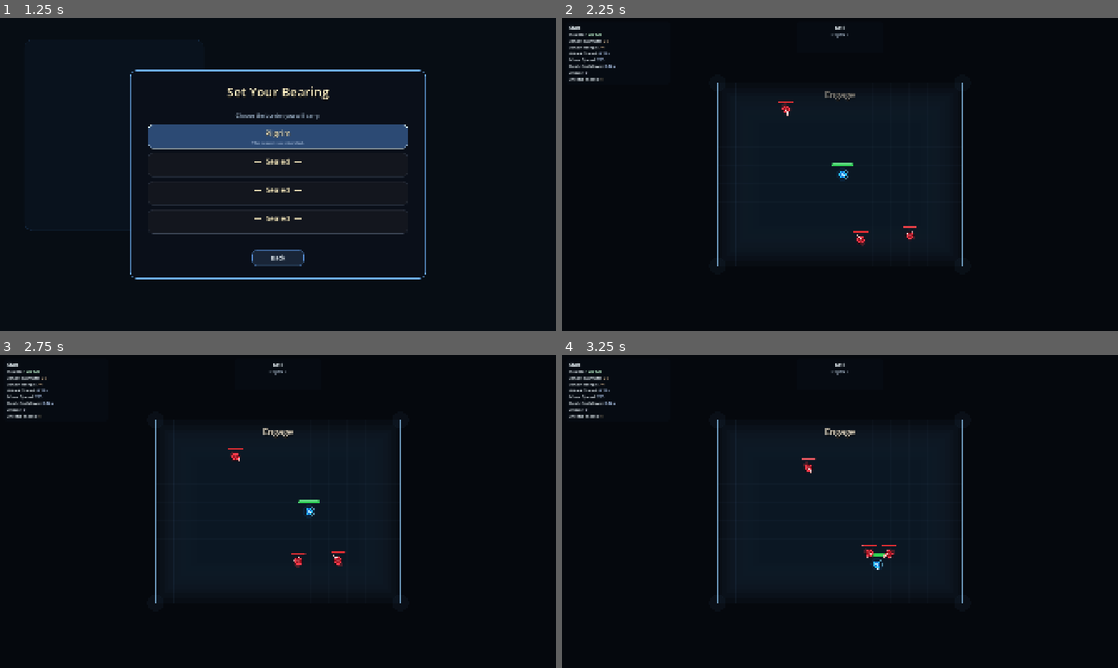
Above: before the commit, frames 1-4 (two rows, left to right).
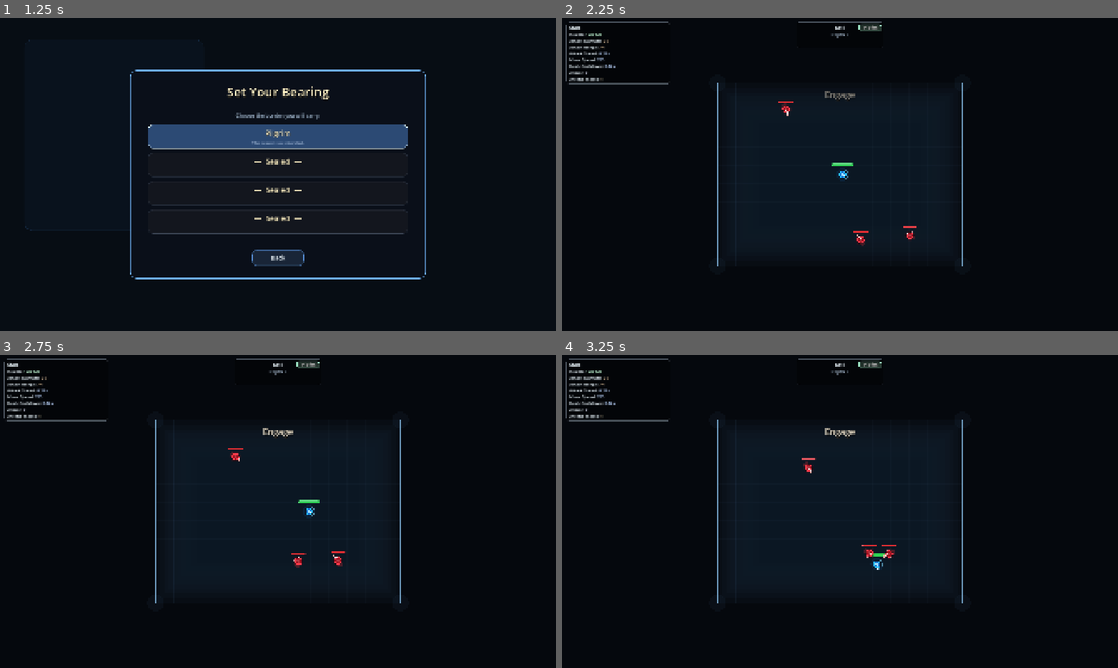
Above: after the commit, the same moments.

Repository: Excellund/AbyssalDescent
Game: Godot game, scene res://scenes/Menu.tscn
Same seed, same stepped clock (60 frames per second), same inputs: the game is played once before the commit and once after it. Sound files missing from this copy of the repository are replaced by a short silence.
Inputs (mouse positions are in pixels of both pictures, inside the frame that each line leads up to):
- Up to frame 1 (1.25 s): click "Begin Descent" at 0.5 s
- Up to frame 2 (2.25 s): click (840, 136) at 1.25 s; tap Enter at 2 s; move the mouse to (962, 158) at 2.02 s; hold D (move_right) from 2.03 s (still down); click (962, 158) at 2.1 s
- Up to frame 3 (2.75 s): keep holding D (move_right)
- Up to frame 4 (3.25 s): move the mouse to (728, 527) at 2.77 s; release D (move_right) at 2.78 s; hold S (move_down) from 2.78 s (still down); tap Space (dash) at 2.85 s

Frame 1 is identical in both runs. In frame 2, 0.4% of the frame differs, in the area x 0-58%, y 1-22%; in frame 3, 0.4%; in frame 4, 0.4%.

Commit message:
Add UX steward agent; HUD bearing badge & style tweaks

Diff:
--- a/scripts/world_generator.gd
+++ b/scripts/world_generator.gd
@@ -875,6 +875,7 @@
 	var hud_state := {
 		"room_size": current_room_size,
 		"current_room_label": current_room_label,
+		"current_difficulty_tier": current_difficulty_tier,
 		"rooms_cleared": rooms_cleared,
 		"room_depth": display_room_depth,
 		"run_cleared": run_cleared,
--- a/scripts/world_hud.gd
+++ b/scripts/world_hud.gd
@@ -12,6 +12,8 @@
 
 var status_panel: Panel
 var status_label: RichTextLabel
+var status_bearing_badge_panel: Panel
+var status_bearing_badge_label: Label
 var status_mutator_icon: TextureRect
 var status_mutator_label: Label
 var stats_panel: Panel
@@ -79,8 +81,12 @@
 	status_panel = Panel.new()
 	status_panel.custom_minimum_size = Vector2(302.0, 84.0)
 	var status_style := StyleBoxFlat.new()
-	status_style.bg_color = Color(0.03, 0.06, 0.1, 0.44)
-	status_style.border_color = Color(0.0, 0.0, 0.0, 0.0)
+	status_style.bg_color = Color(0.0, 0.0, 0.0, 0.34)
+	status_style.border_color = Color(0.76, 0.84, 0.92, 0.16)
+	status_style.border_width_left = 1
+	status_style.border_width_top = 1
+	status_style.border_width_right = 1
+	status_style.border_width_bottom = 1
 	status_style.corner_radius_top_left = 10
 	status_style.corner_radius_top_right = 10
 	status_style.corner_radius_bottom_left = 10
@@ -102,6 +108,35 @@
 	status_label.add_theme_constant_override("shadow_offset_y", 1)
 	status_panel.add_child(status_label)
 
+	status_bearing_badge_panel = Panel.new()
+	status_bearing_badge_panel.position = Vector2(206.0, 7.0)
+	status_bearing_badge_panel.custom_minimum_size = Vector2(88.0, 24.0)
+	var badge_style := StyleBoxFlat.new()
+	badge_style.bg_color = Color(0.26, 0.38, 0.34, 0.82)
+	badge_style.border_color = Color(0.72, 0.9, 0.84, 0.94)
+	badge_style.border_width_left = 1
+	badge_style.border_width_top = 1
+	badge_style.border_width_right = 1
+	badge_style.border_width_bottom = 1
+	badge_style.corner_radius_top_left = 6
+	badge_style.corner_radius_top_right = 6
+	badge_style.corner_radius_bottom_left = 6
+	badge_style.corner_radius_bottom_right = 6
+	status_bearing_badge_panel.add_theme_stylebox_override("panel", badge_style)
+	status_panel.add_child(status_bearing_badge_panel)
+
+	status_bearing_badge_label = Label.new()
+	status_bearing_badge_label.position = Vector2(1.0, 0.0)
+	status_bearing_badge_label.custom_minimum_size = Vector2(72.0, 24.0)
+	status_bearing_badge_label.horizontal_alignment = HORIZONTAL_ALIGNMENT_CENTER
+	status_bearing_badge_label.vertical_alignment = VERTICAL_ALIGNMENT_CENTER
+	status_bearing_badge_label.add_theme_font_size_override("font_size", 13)
+	status_bearing_badge_label.add_theme_color_override("font_color", Color(0.9, 0.98, 0.94, 0.98))
+	status_bearing_badge_label.add_theme_color_override("font_shadow_color", Color(0.0, 0.0, 0.0, 0.88))
+	status_bearing_badge_label.add_theme_constant_override("shadow_offset_x", 0)
+	status_bearing_badge_label.add_theme_constant_override("shadow_offset_y", 0)
+	status_bearing_badge_panel.add_child(status_bearing_badge_label)
+
 	status_mutator_icon = TextureRect.new()
 	status_mutator_icon.position = Vector2(10.0, 41.0)
 	status_mutator_icon.custom_minimum_size = Vector2(18.0, 18.0)
@@ -125,8 +160,12 @@
 	stats_panel = Panel.new()
 	stats_panel.custom_minimum_size = Vector2(360.0, 214.0)
 	var stats_style := StyleBoxFlat.new()
-	stats_style.bg_color = Color(0.03, 0.06, 0.1, 0.44)
-	stats_style.border_color = Color(0.0, 0.0, 0.0, 0.0)
+	stats_style.bg_color = Color(0.0, 0.0, 0.0, 0.34)
+	stats_style.border_color = Color(0.76, 0.84, 0.92, 0.16)
+	stats_style.border_width_left = 1
+	stats_style.border_width_top = 1
+	stats_style.border_width_right = 1
+	stats_style.border_width_bottom = 1
 	stats_style.corner_radius_top_left = 10
 	stats_style.corner_radius_top_right = 10
 	stats_style.corner_radius_bottom_left = 10
@@ -306,6 +345,8 @@
 	var objective_relocation_hint_left := float(state.get("objective_relocation_hint_left", 0.0))
 	var _encounter_intro_grace_left := float(state.get("encounter_intro_grace_left", 0.0))
 	var encounter_intro_grace_active := bool(state.get("encounter_intro_grace_active", false))
+	var current_difficulty_tier := int(state.get("current_difficulty_tier", 0))
+	_update_bearing_badge(current_difficulty_tier)
 
 	var boss_unlocked := bool(state.get("boss_unlocked", false))
 	var first_boss_defeated := bool(state.get("first_boss_defeated", false))
@@ -332,14 +373,6 @@
 
 	if encounter_intro_grace_active:
 		status_label.text += "\n[center][color=#C8F0FF]Move to engage[/color][/center]"
-		var grace_text_h := maxf(34.0, status_label.get_content_height())
-		if status_panel != null:
-			status_panel.custom_minimum_size.y = maxf(84.0, status_label.position.y + grace_text_h + 30.0)
-		if status_mutator_icon != null:
-			status_mutator_icon.visible = false
-		if status_mutator_label != null:
-			status_mutator_label.visible = false
-		return
 
 	if objective_kind == "survival":
 		if objective_overtime:
@@ -374,6 +407,8 @@
 			status_mutator_icon.visible = false
 		if status_mutator_label != null:
 			status_mutator_label.visible = false
+		if status_panel != null:
+			status_panel.custom_minimum_size.y = maxf(84.0, row_top + 8.0)
 		return
 
 	var mutator_name := ENCOUNTER_CONTRACTS.mutator_name(current_room_enemy_mutator)
@@ -407,6 +442,60 @@
 	if status_mutator_label != null:
 		status_mutator_label.position = Vector2(start_x + icon_w + gap, row_top)
 		status_mutator_label.custom_minimum_size = Vector2(maxf(text_w + 2.0, 60.0), 24.0)
+	if status_panel != null:
+		status_panel.custom_minimum_size.y = maxf(84.0, row_top + 32.0)
+
+func _bearing_name_from_tier(tier: int) -> String:
+	match tier:
+		0:
+			return "Pilgrim"
+		1:
+			return "Delver"
+		2:
+			return "Harbinger"
+		3:
+			return "Forsworn"
+		_:
+			return "Pilgrim"
+
+func _bearing_color_from_tier(tier: int) -> Color:
+	match tier:
+		0:
+			return Color("#9FE7C7")
+		1:
+			return Color("#F3CE78")
+		2:
+			return Color("#F5A462")
+		3:
+			return Color("#E56D6D")
+		_:
+			return Color("#9FE7C7")
+
+func _update_bearing_badge(tier: int) -> void:
+	if status_bearing_badge_panel == null or status_bearing_badge_label == null:
+		return
+	var bearing_name := _bearing_name_from_tier(tier)
+	var tier_color := _bearing_color_from_tier(tier)
+	var tier_border := Color(tier_color.r, tier_color.g, tier_color.b, 0.98)
+	var tier_fill := Color(tier_color.r * 0.24, tier_color.g * 0.24, tier_color.b * 0.24, 0.86)
+	var style := status_bearing_badge_panel.get_theme_stylebox("panel")
+	if style is StyleBoxFlat:
+		var badge_style := style as StyleBoxFlat
+		badge_style.bg_color = tier_fill
+		badge_style.border_color = tier_border
+		status_bearing_badge_panel.add_theme_stylebox_override("panel", badge_style)
+	status_bearing_badge_label.text = bearing_name
+	status_bearing_badge_label.add_theme_color_override("font_color", Color(1.0, 1.0, 1.0, 0.98))
+	var hud_font := ThemeDB.fallback_font
+	var text_w := 50.0
+	if hud_font != null:
+		text_w = hud_font.get_string_size(bearing_name, HORIZONTAL_ALIGNMENT_LEFT, -1.0, 13).x
+	var badge_w := clampf(text_w + 20.0, 78.0, 122.0)
+	status_bearing_badge_panel.custom_minimum_size = Vector2(badge_w, 24.0)
+	status_bearing_badge_panel.size = Vector2(badge_w, 24.0)
+	status_bearing_badge_panel.position = Vector2(302.0 - badge_w - 8.0, 7.0)
+	status_bearing_badge_label.position = Vector2(1.0, 0.0)
+	status_bearing_badge_label.custom_minimum_size = Vector2(badge_w - 1.0, 24.0)
 
 func _update_player_mutator_panel(state: Dictionary) -> void:
 	if player_mutator_panel == null:
Not shown, added: .github/agents/ux-steward.agent.md
